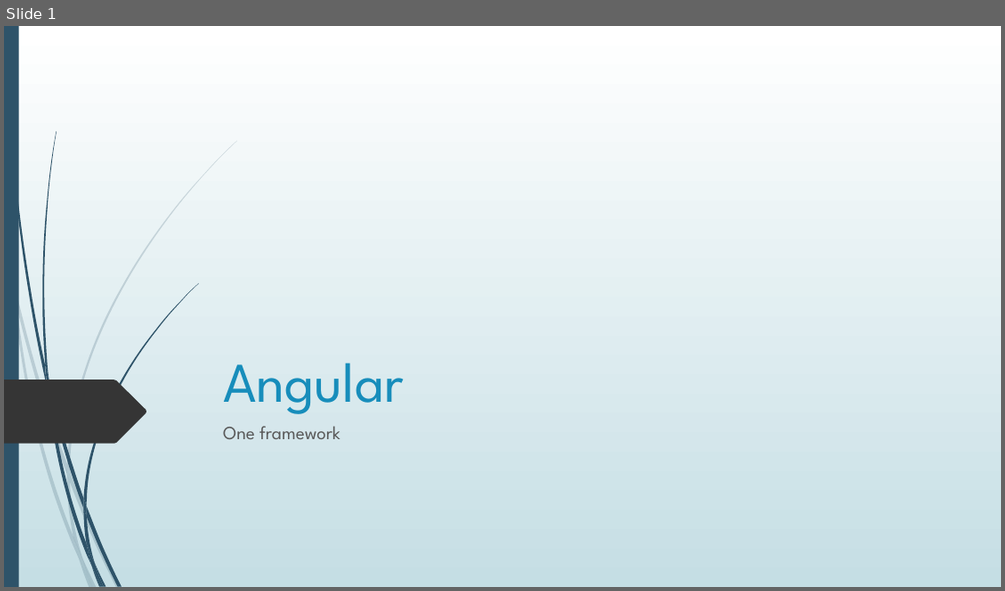
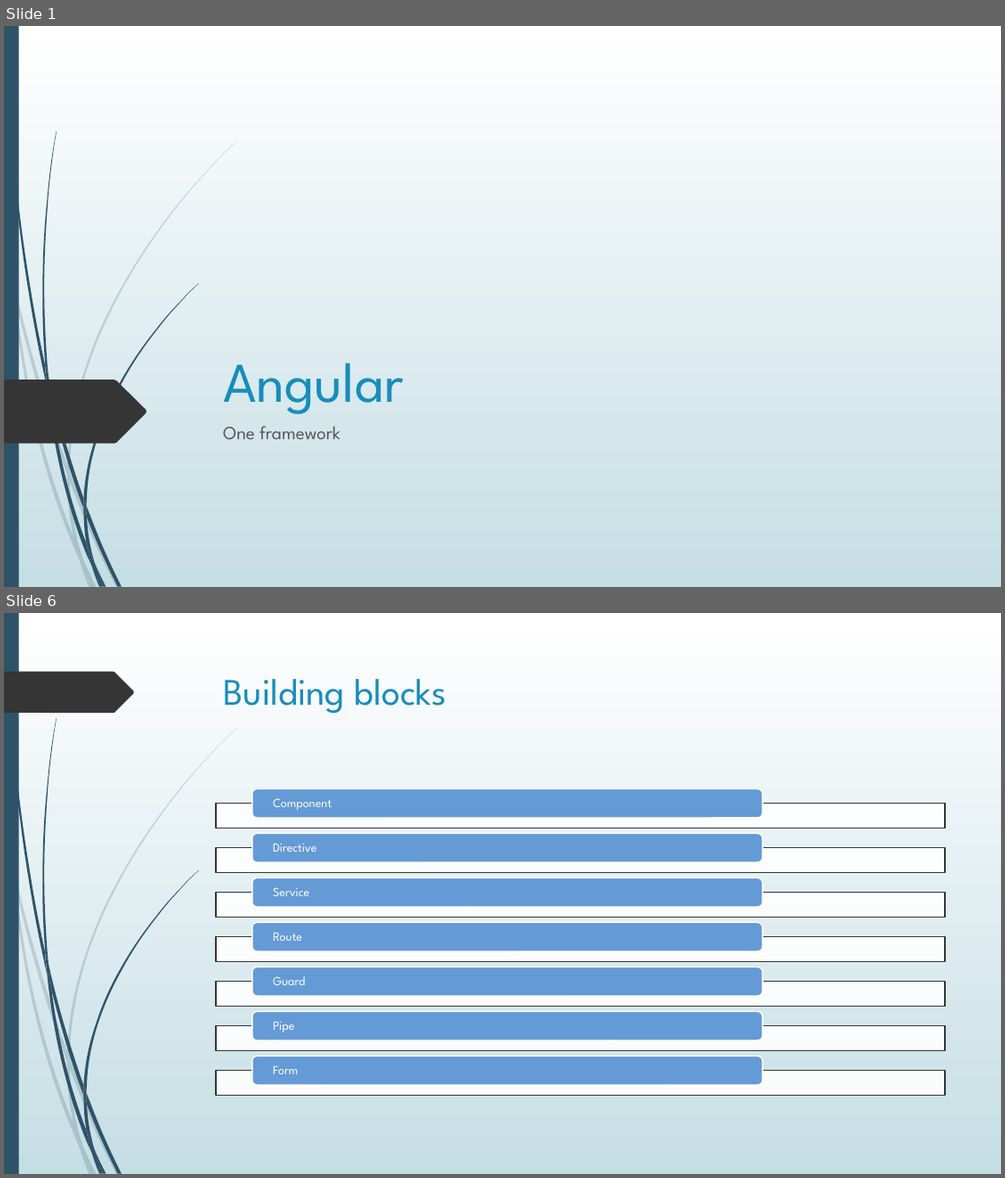
Before and after one commit to Mishurin/frontend-examples, a slide deck: angular/Angular.pptx. Shown one above the other, each under a label of ours: slide 1 before the commit, slides 1 and 6 after it; the slides between them are not shown. The pictures are 1005x591 and 1005x1178 pixels, drawn with LibreOffice and Linux fonts; fonts in the diff are those of the drawing. Boxes give left, top, right and bottom in pixels: in the first picture for what was removed or moved away, otherwise in the second. Text is boxed around its words. In the diff, an @@ line names an element or a change of style, - is before the commit and + after.

```diff
--- a/angular/Angular.pptx
+++ b/angular/Angular.pptx
@@ slide 6 added at box(4, 613, 1001, 1174), background gradient #FFFFFF to #C5DEE5; not listed: 23 template elements that a slide beside it also shows @@
@@ freeform shape added at box(4, 672, 134, 713), fill #353535 @@
@@ title added at box(224, 679, 446, 714), 36 pt, text #178DBB @@
+Building blocks
@@ group added at box(216, 788, 945, 1095): 7 rectangles, 7 rounded rectangles, 7 texts @@
+Component
+Directive
+Service
+Route
+Guard
+Pipe
+Form
```
Also in this commit, not shown: 1 slide changed, 5 other slides added, 9 other files.
